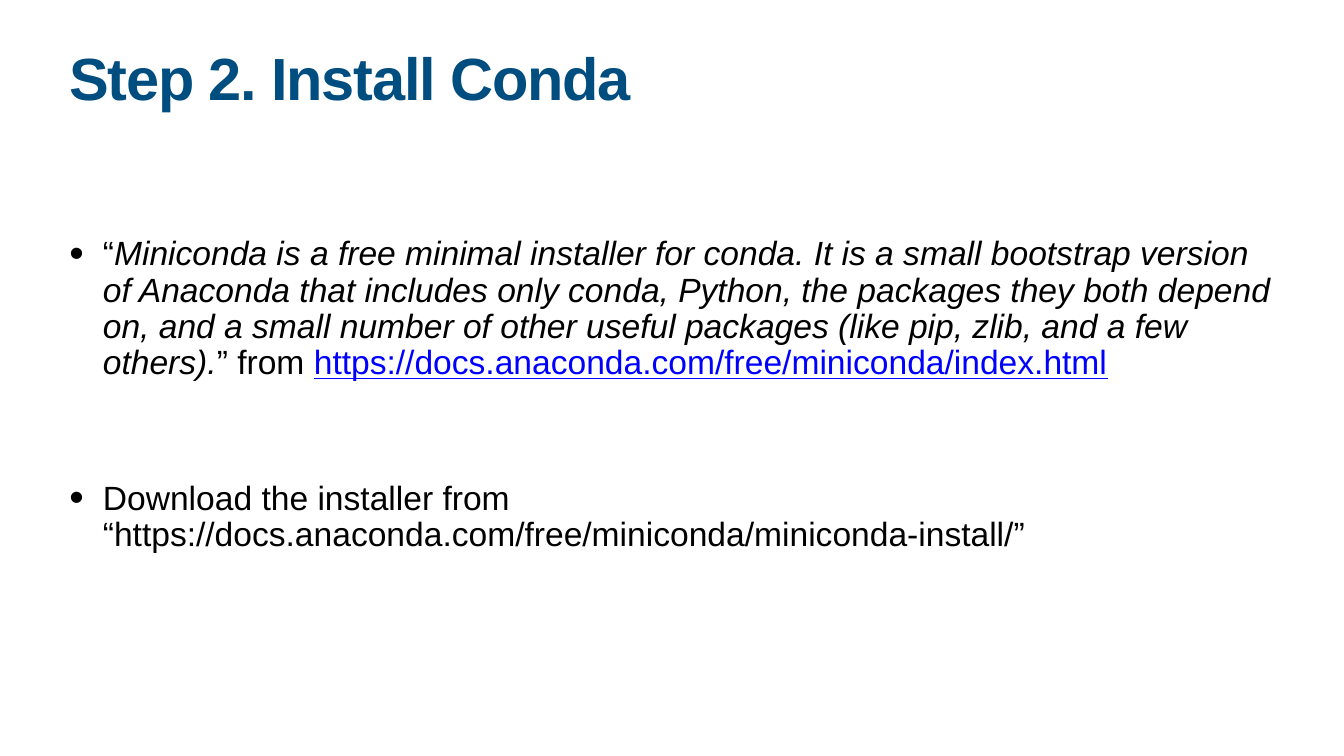
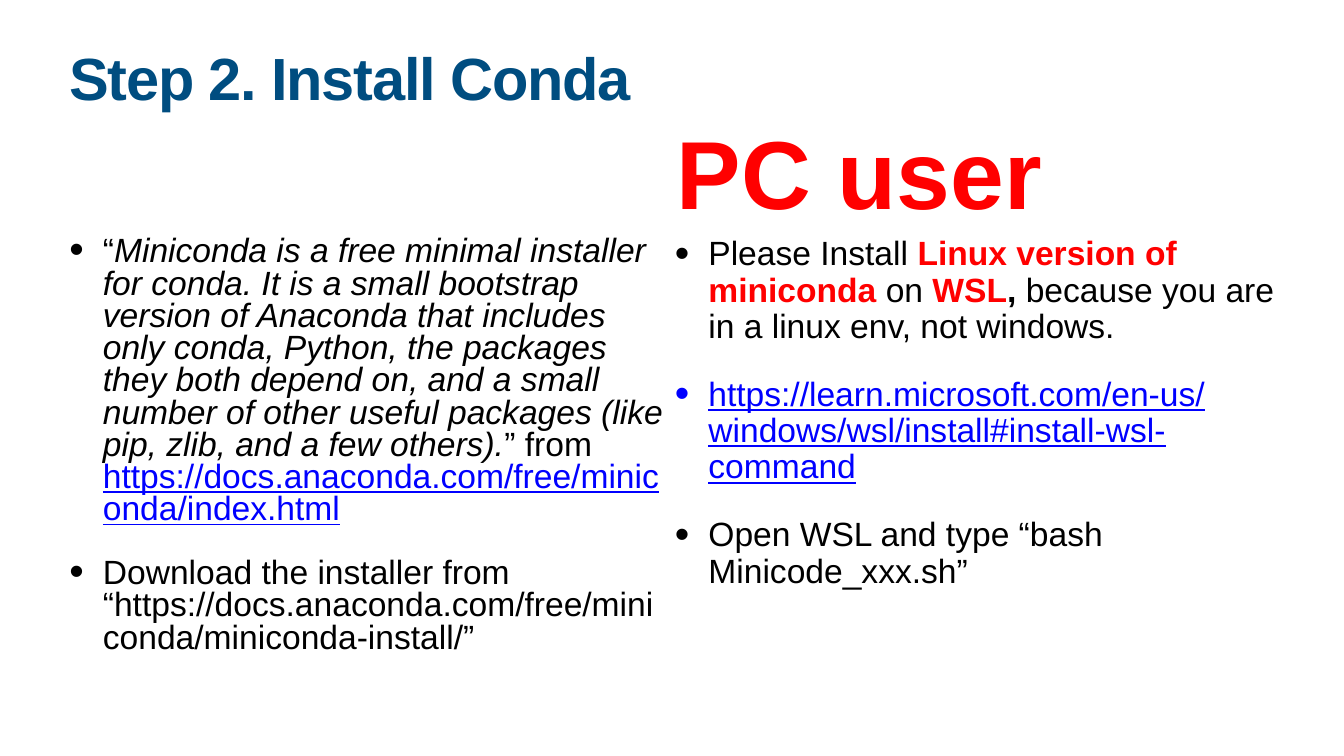
Before and after one commit to yngong/2024-UWARN-TW-Workshop, a slide deck: slide 15 of day1/workshop_intro.pptx (slide 14 before the commit). Drawn at 1344x756 pixels with LibreOffice and Linux fonts; fonts in the diff are those of the drawing. Boxes give left, top, right and bottom in pixels: in the first picture for what was removed or moved away, otherwise in the second. Text is boxed around its words. In the diff, an @@ line names an element or a change of style, - is before the commit and + after.

```diff
--- a/day1/workshop_intro.pptx
+++ b/day1/workshop_intro.pptx
@@ text added at [677, 141, 1042, 210], 138 pt, text #FF0000, bold @@
+PC user
@@ text "“Miniconda is a free minimal ..." at [103, 237, 663, 650]: line spacing 0.9 to 0.8 @@
@@ text added at [708, 240, 1275, 589], 48 pt, text #000000 @@
+• Please Install Linux version of miniconda on WSL, because you are in a linux env, not windows.
+• https://learn.microsoft.com/en-us/windows/wsl/install#install-wsl-command
+• Open WSL and type “bash Minicode_xxx.sh”
```
Also in this commit, not shown: 1 other slide changed, 1 slide added, 9 other files.
